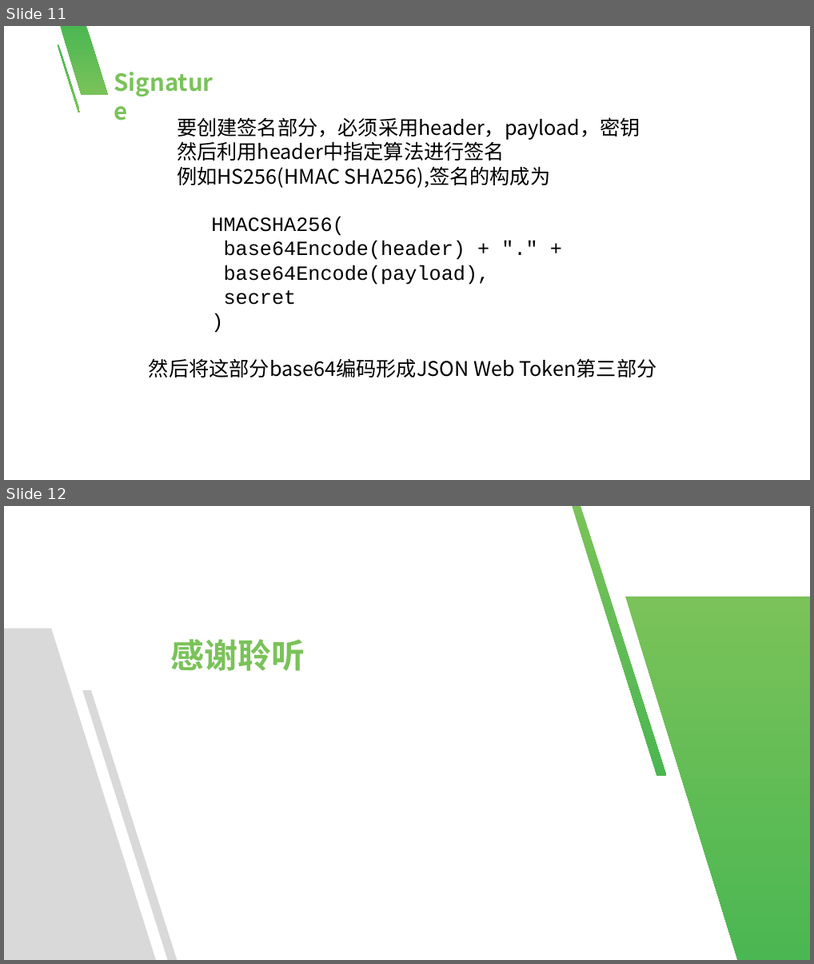
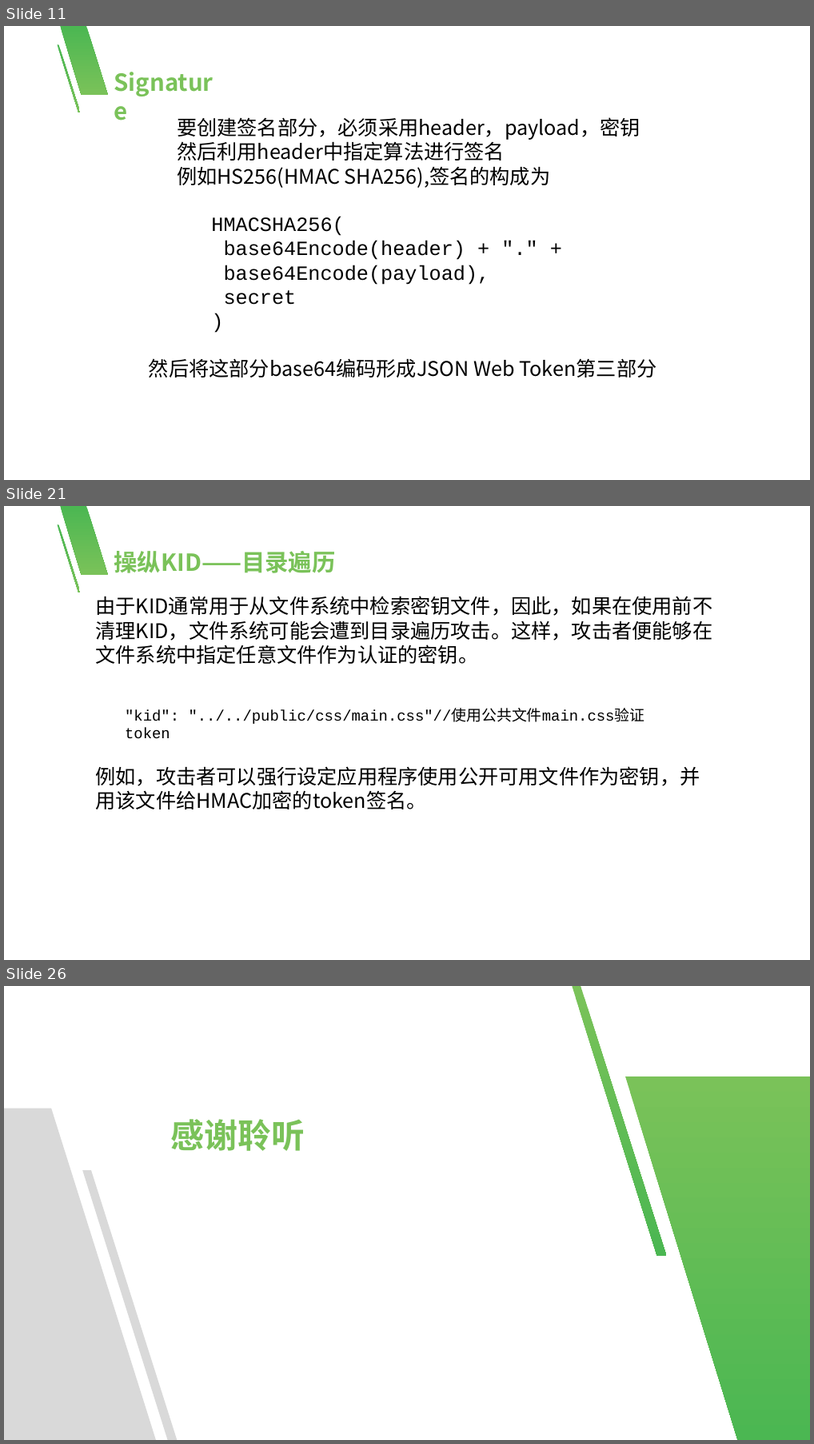
Before and after one commit to xikong-mubai/check_test, a slide deck: web/JWT.pptx. Shown one above the other, each under a label of ours: slides 11 and 12 before the commit, slides 11, 21 and 26 after it; the slides between them are not shown. The pictures are 814x964 and 814x1444 pixels, drawn with LibreOffice and Linux fonts; fonts in the diff are those of the drawing; background and template pictures are left out. Boxes give left, top, right and bottom in pixels: in the first picture for what was removed or moved away, otherwise in the second. Text is boxed around its words. In the diff, an @@ line names an element or a change of style, - is before the commit and + after.

```diff
--- a/web/JWT.pptx
+++ b/web/JWT.pptx
@@ slide 21 added at bbox=[4, 506, 810, 960], background #FFFFFF; not listed: 2 template elements that a slide beside it also shows @@
@@ text added at bbox=[114, 551, 336, 573], 28 pt, text #7AC259, bold @@
+操纵KID——目录遍历
@@ text added at bbox=[96, 596, 714, 664], 24 pt, text #000000 @@
+由于KID通常用于从文件系统中检索密钥文件，因此，如果在使用前不清理KID，文件系统可能会遭到目录遍历攻击。这样，攻击者便能够在文件系统中指定任意文件作为认证的密钥。
@@ text added at bbox=[125, 709, 646, 724], 18 pt, text #000000 @@
+"kid": "../../public/css/main.css"//使用公共文件main.css验证token
@@ text added at bbox=[96, 766, 701, 809], 24 pt, text #000000 @@
+例如，攻击者可以强行设定应用程序使用公开可用文件作为密钥，并用该文件给HMAC加密的token签名。
@@ what was slide 12 is now slide 26 @@
```
Also in this commit, not shown: 13 other slides added.
